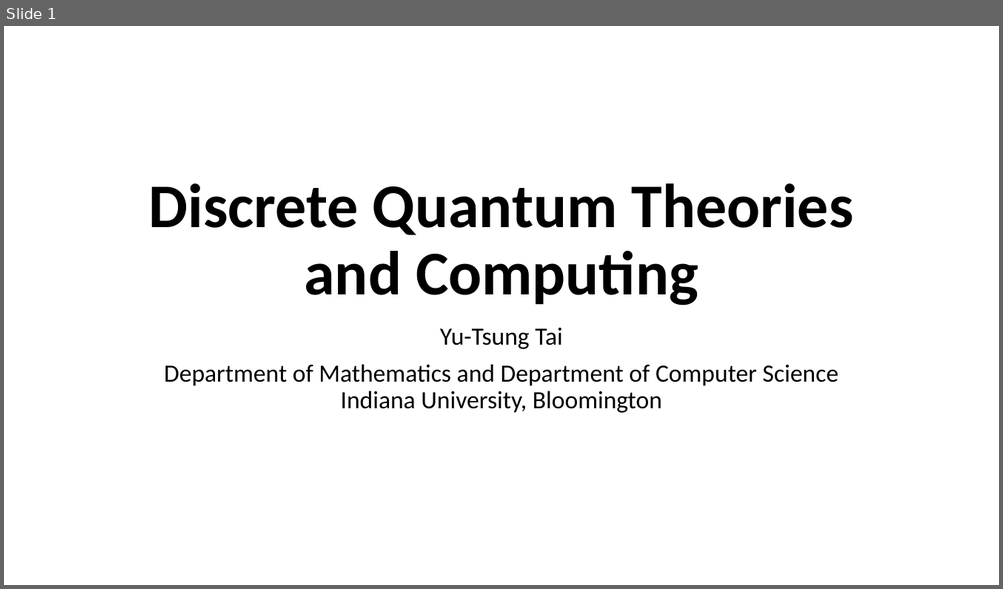
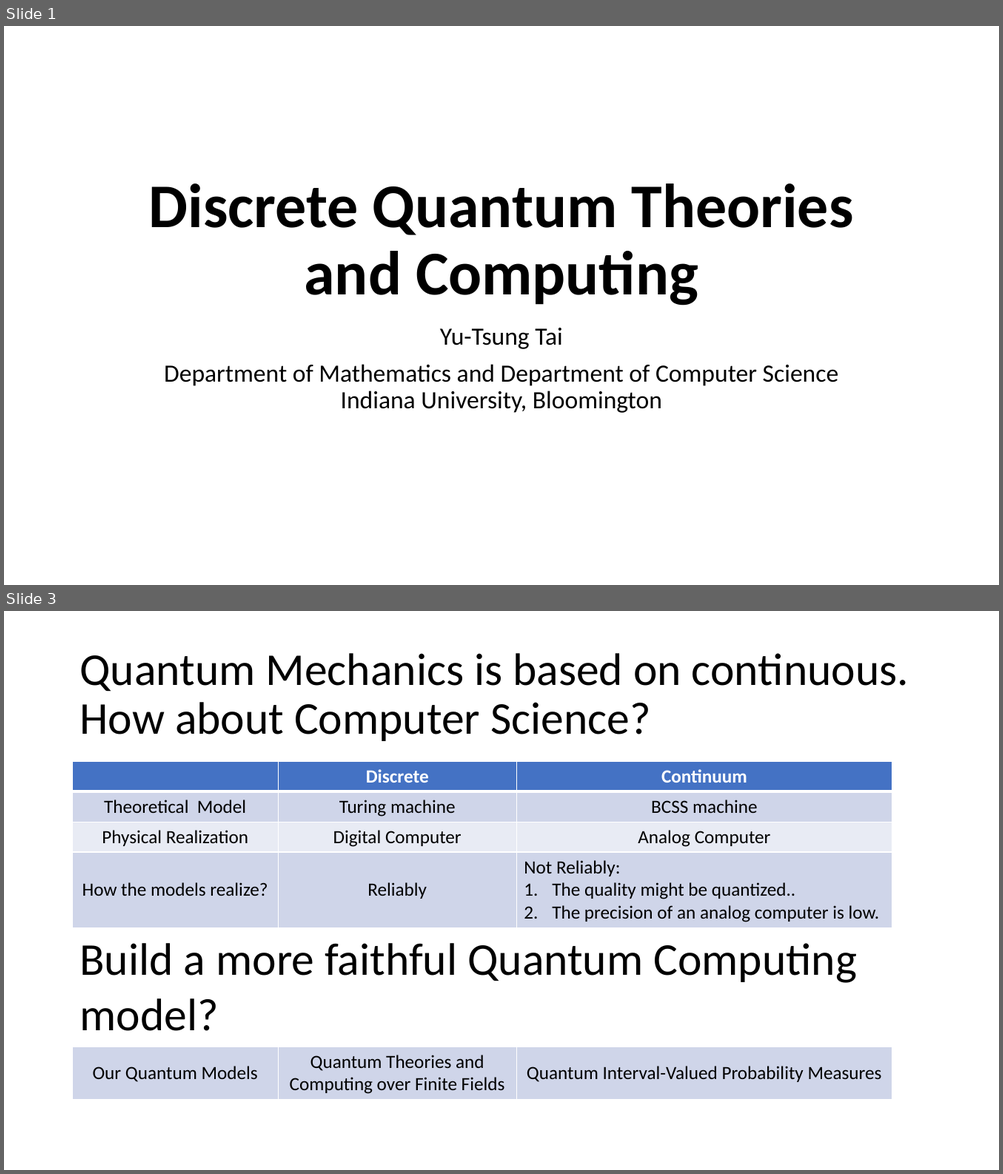
Before and after one commit to yuttai/Contextuality-and-Nonlocality-in-Discrete-Quantum-Theory, a slide deck: defense.pptx. Shown one above the other, each under a label of ours: slide 1 before the commit, slides 1 and 3 after it; the slides between them are not shown. The pictures are 1003x589 and 1003x1174 pixels, drawn with LibreOffice and Linux fonts; fonts in the diff are those of the drawing. Boxes give left, top, right and bottom in pixels: in the first picture for what was removed or moved away, otherwise in the second. Text is boxed around its words. In the diff, an @@ line names an element or a change of style, - is before the commit and + after.

```diff
--- a/defense.pptx
+++ b/defense.pptx
@@ slide 3 added at (x1=4, y1=611, x2=999, y2=1170), background #FFFFFF @@
@@ title added at (x1=79, y1=653, x2=908, y2=741), 44 pt, text #000000 @@
+Quantum Mechanics is based on continuous.
+How about Computer Science?
@@ table added at (x1=73, y1=762, x2=893, y2=1097), 6 rows, 3 columns @@
+ | Discrete | Continuum
+Theoretical Model | Turing machine | BCSS machine
+Physical Realization | Digital Computer | Analog Computer
+How the models realize? | Reliably | Not Reliably: / The quality might be quantized.. / The precision of an analog computer is low.
+Build a more faithful Quantum Computing model? |  | 
+Our Quantum Models | Quantum Theories and Computing over Finite Fields | Quantum Interval-Valued Probability Measures
```
Also in this commit, not shown: 5 other slides added, 1 slide removed.
